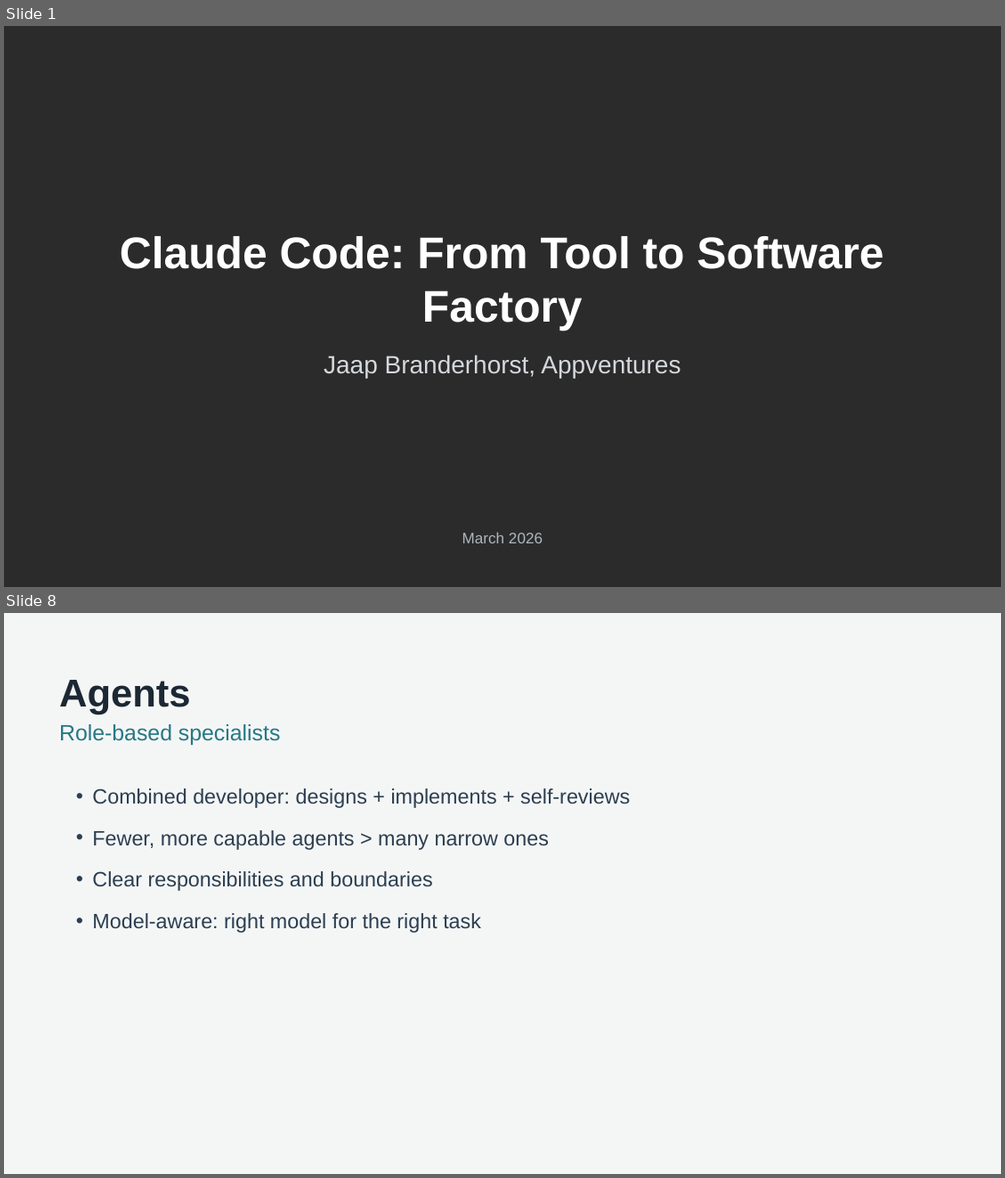
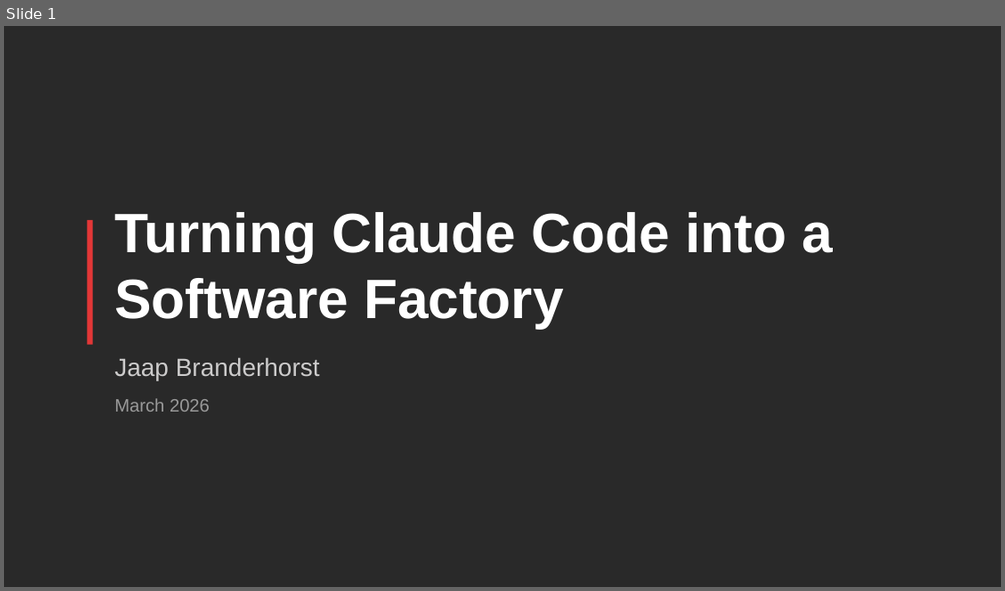
Before and after one commit to SalesforceRocks/python-demo, a slide deck: presentation.pptx. Shown one above the other, each under a label of ours: slides 1 and 8 before the commit, slide 1 after it; the slides between them are not shown. The pictures are 1005x1178 and 1005x591 pixels, drawn with LibreOffice and Linux fonts; fonts in the diff are those of the drawing; background and template pictures are left out; a plain dark background stands for a picture behind light text. Boxes give left, top, right and bottom in pixels: in the first picture for what was removed or moved away, otherwise in the second. Text is boxed around its words. In the diff, an @@ line names an element or a change of style, - is before the commit and + after.

```diff
--- a/presentation.pptx
+++ b/presentation.pptx
@@ slide 8 removed at (x1=4, y1=613, x2=1001, y2=1174), background #F4F6F6 @@
@@ text removed at (x1=59, y1=680, x2=190, y2=714) @@
-Agents
@@ text removed at (x1=59, y1=724, x2=280, y2=745) @@
-Role-based specialists
@@ text removed at (x1=92, y1=788, x2=630, y2=933) @@
-• Combined developer: designs + implements + self-reviews
-• Fewer, more capable agents > many narrow ones
-• Clear responsibilities and boundaries
-• Model-aware: right model for the right task
@@ slide 1 changed as well @@
@@ background picture (left out) to #292929 @@
@@ text at (x1=114, y1=212, x2=833, y2=328): text changed; size 32 to 40 pt @@
-Claude Code: From Tool to Software Factory
+Turning Claude Code into a Software Factory
@@ rectangle added at (x1=87, y1=219, x2=93, y2=344), fill #E33737 @@
@@ text at (x1=114, y1=357, x2=320, y2=380): text changed; text colour #D5D8DC to #CCCBCB @@
-Jaap Branderhorst, Appventures
+Jaap Branderhorst
@@ text "March 2026" moved from (x1=462, y1=532, x2=542, y2=543) to (x1=114, y1=398, x2=210, y2=411) @@
@@ text "March 2026" at (x1=114, y1=398, x2=210, y2=411): size 11 to 13 pt, text colour #AEB6BF to #999999; alignment centre to left @@
```
Also in this commit, not shown: 11 slides added, 26 other slides removed, 18 other files.
